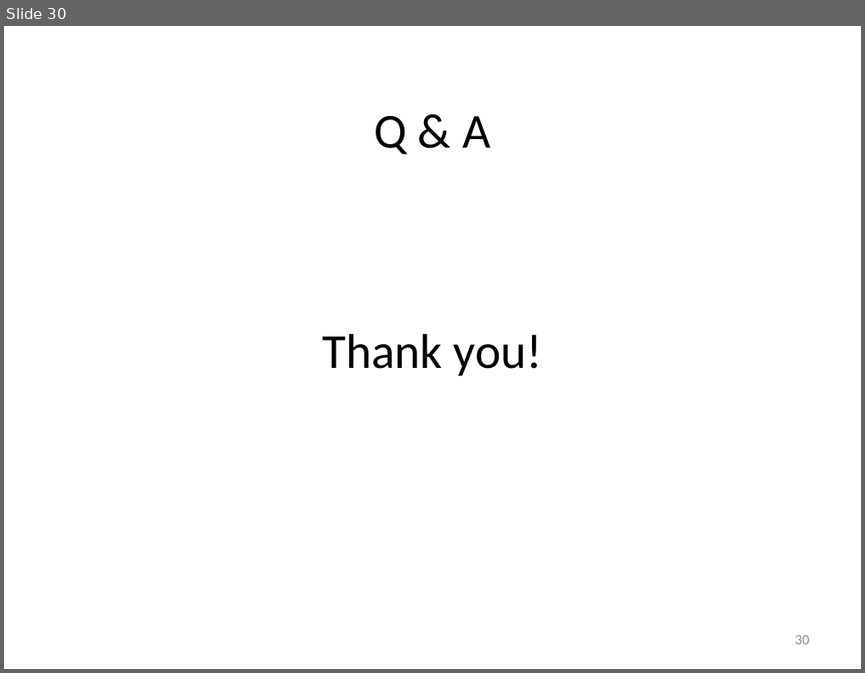
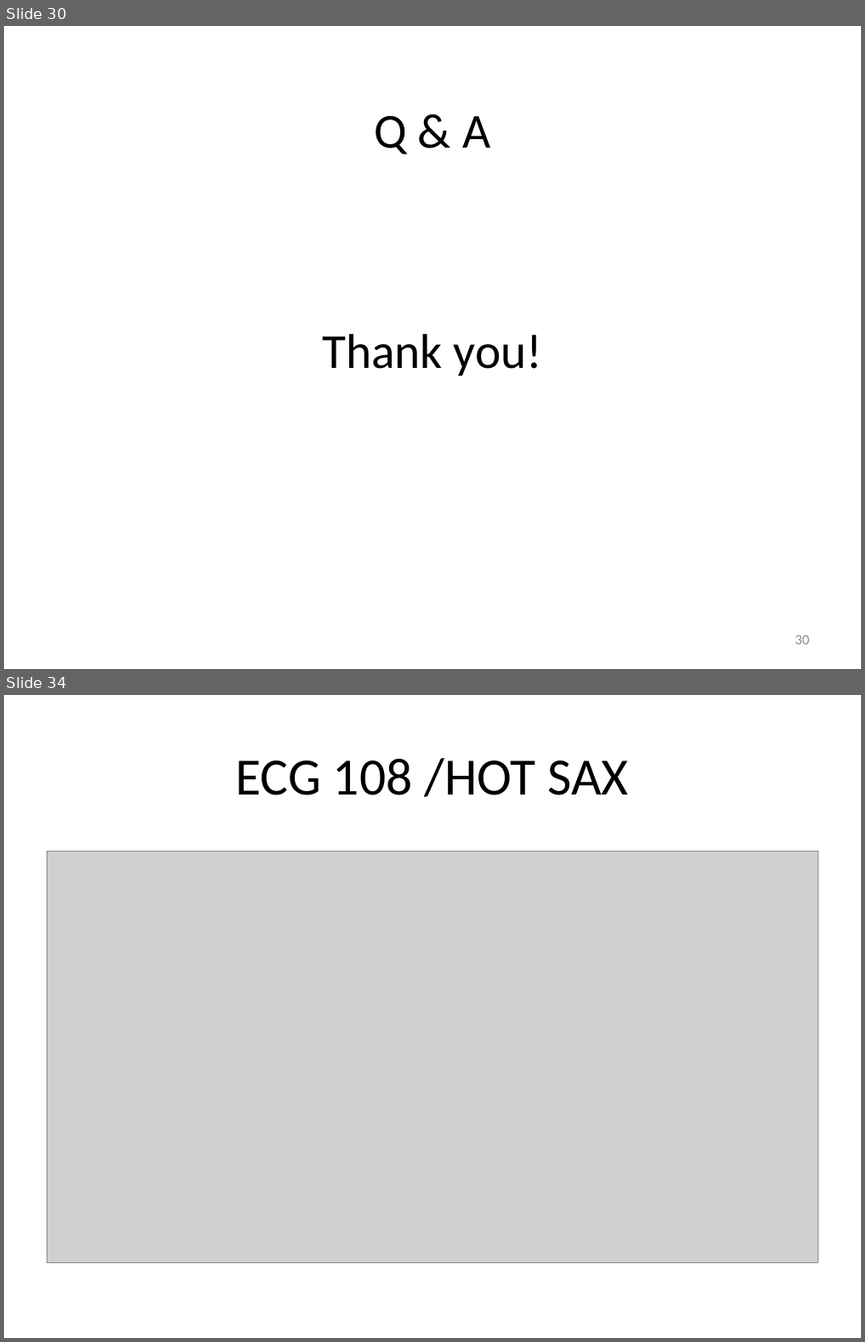
Before and after one commit to vyngo/caohoc-project-name, a slide deck: Report/pre.pptx. Shown one above the other, each under a label of ours: slide 30 before the commit, slides 30 and 34 after it; the slides between them are not shown. The pictures are 865x673 and 865x1342 pixels, drawn with LibreOffice and Linux fonts; fonts in the diff are those of the drawing; grey boxes stand for pictures. Boxes give left, top, right and bottom in pixels: in the first picture for what was removed or moved away, otherwise in the second. Text is boxed around its words. In the diff, an @@ line names an element or a change of style, - is before the commit and + after.

```diff
--- a/Report/pre.pptx
+++ b/Report/pre.pptx
@@ slide 34 added at [4,695,861,1338], background #FFFFFF @@
@@ title added at [235,758,629,797], 44 pt, text #000000 @@
+ECG 108 /HOT SAX
@@ picture added at [46,851,818,1262] @@
```
Also in this commit, not shown: 1 slide changed, 27 other slides added.
